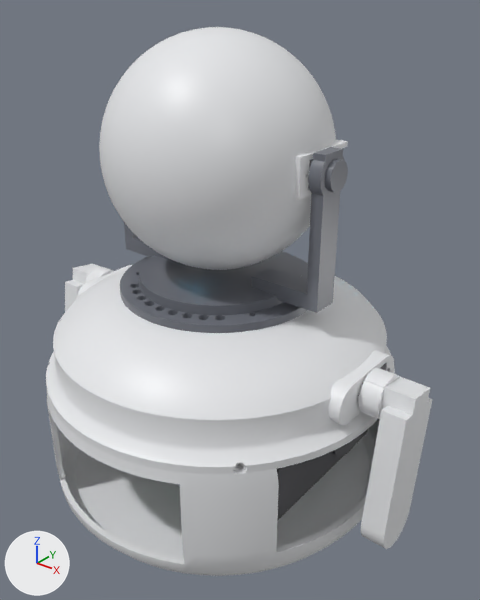
A saved change to the Blender file desktop_bot_v1.blend.
One viewpoint serves both versions: a 50 mm camera at (207.0, -243.0, 258.0) aimed at (12.0, 2.0, 107.0). Arrows for +X, +Y and +Z are at lower left; the lights stay in place. The picture after the commit comes second.

Before the edit, the objects in view are built like this:
```python
me_db_arm_l_085 = bpy.data.meshes.new('DB_arm_L.085')
me_db_arm_l_085.from_pydata(...)  # 304 vertices, 130 faces; spans x 1.0..26.0, y -14.0..14.0, z -74.0..11.0
me_db_arm_l_085.polygons.foreach_set('use_smooth', [True] * 130)
me_db_arm_l_085.materials.append(mat_db_shell_mat)  # white #eaebed
me_db_chassis_013 = bpy.data.meshes.new('DB_chassis.013')
me_db_chassis_013.from_pydata(...)  # 4746 vertices, 2074 faces; spans x -76.0..76.0, y -76.0..76.0, z 3.0..68.0
me_db_chassis_013.polygons.foreach_set('use_smooth', [True] * 2074)
me_db_chassis_013.materials.append(mat_db_accent_mat)  # grey #6f737c
me_px_spk_l_012 = bpy.data.meshes.new('PX_spk_L.012')
me_px_spk_l_012.from_pydata(...)  # 657 vertices, 336 faces; spans x 47.0..70.5, y -50.0..50.0, z 19.5..64.5
me_px_spk_l_012.polygons.foreach_set('use_smooth', [True] * 336)
me_px_spk_l_012.materials.append(mat_px_spk_mat)  # dark grey #59595d
ob_db_arm_l = bpy.data.objects.new('DB_arm_L', me_db_arm_l_085)
ob_db_arm_l.parent = ob_e_arm_l
ob_db_arm_l.matrix_parent_inverse = Matrix(((1.0, 0.0, 0.0, -90.0), (0.0, 1.0, 0.0, 0.0), (0.0, 0.0, 1.0, -84.5), (0.0, 0.0, 0.0, 1.0)))
ob_db_arm_l.location = (90.0, 0.0, 84.5)
ob_db_chassis = bpy.data.objects.new('DB_chassis', me_db_chassis_013)
ob_db_chassis.location = (0.0, 0.0, 0.0)
ob_db_chassis.hide_set(True)
ob_px_spk_l = bpy.data.objects.new('PX_spk_L', me_px_spk_l_012)
ob_px_spk_l.location = (0.0, 0.0, 0.0)
# also in view: 'DB_head' at (0.0, -12.0, 182.0); 'DB_dome' at (0.0, 0.0, 89.0); 'DB_cplr' at (60.0, 0.0, 182.0); 'DB_top' at (0.0, 0.0, 112.0); 'DB_arm_R' at (-104.0, -4.0, 53.0)
```
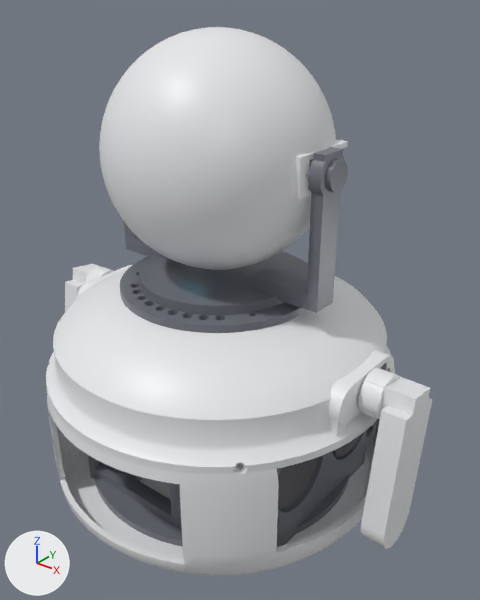
The change in detail:
Object 'DB_chassis' (ob_db_chassis) is now shown.

Location of each change, (x1, y1, x2, y2) in pixels of the pictures (480 x 600 px):
'DB_chassis', shown
    after: (88, 420, 377, 547)
